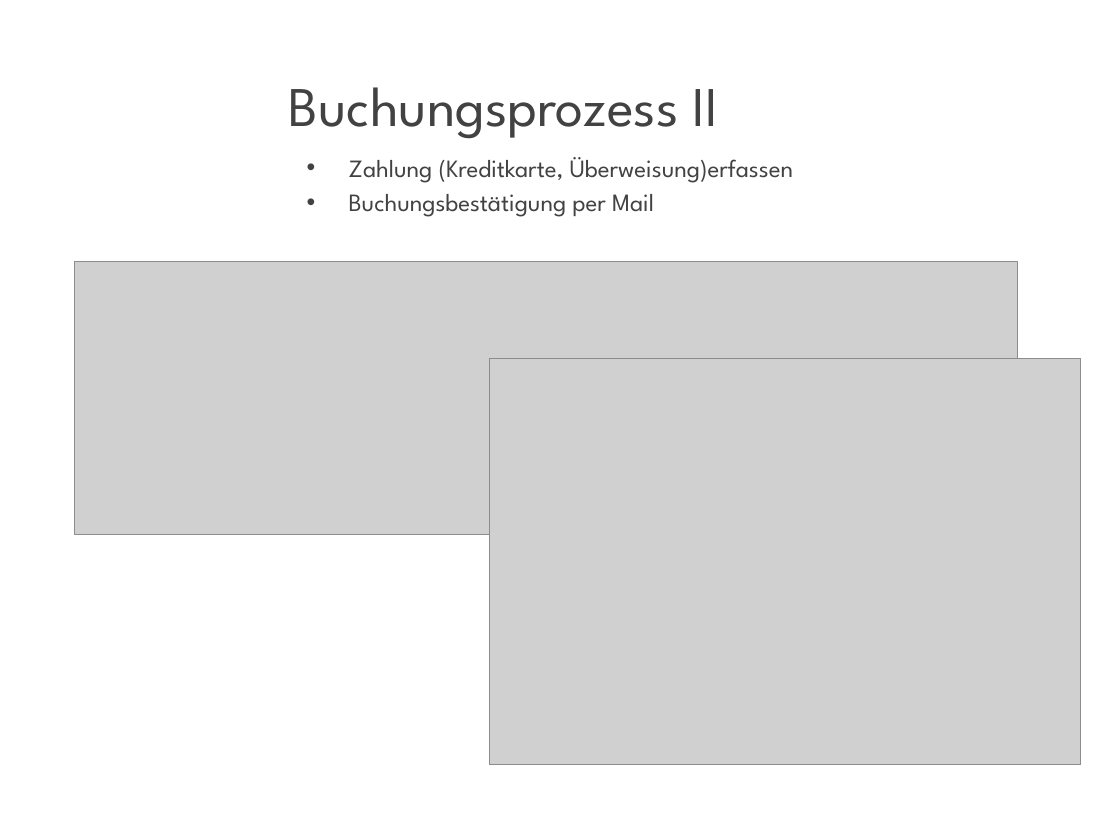
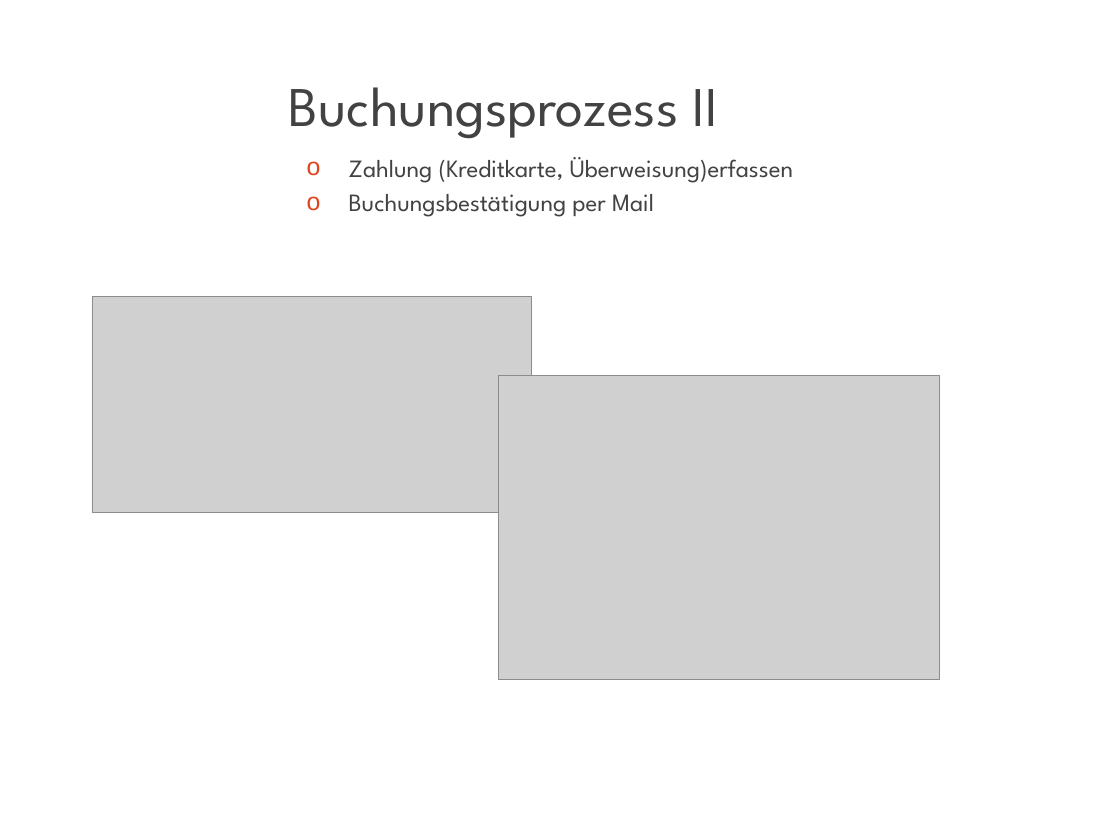
Before and after one commit to pundt/ITIN20AKT, a slide deck: slide 7 of Dokumentation/EndPräsentation.pptx. Drawn at 1120x840 pixels with LibreOffice and Linux fonts; fonts in the diff are those of the drawing; grey boxes stand for pictures; background and template pictures are left out. Boxes give left, top, right and bottom in pixels: in the first picture for what was removed or moved away, otherwise in the second. Text is boxed around its words. In the diff, an @@ line names an element or a change of style, - is before the commit and + after.

```diff
--- a/Dokumentation/EndPräsentation.pptx
+++ b/Dokumentation/EndPräsentation.pptx
@@ text "Zahlung (Kreditkarte, Überweisung)erfassen" at [349, 157, 793, 217]: bullet • to o @@
@@ picture removed at [75, 261, 1018, 534] @@
@@ picture added at [93, 297, 532, 513] @@
@@ picture: place and size @@
-picture at [489, 358, 1081, 765]
+picture at [498, 376, 940, 680]
```
Also in this commit, not shown: 6 other slides changed, 1 other file.
